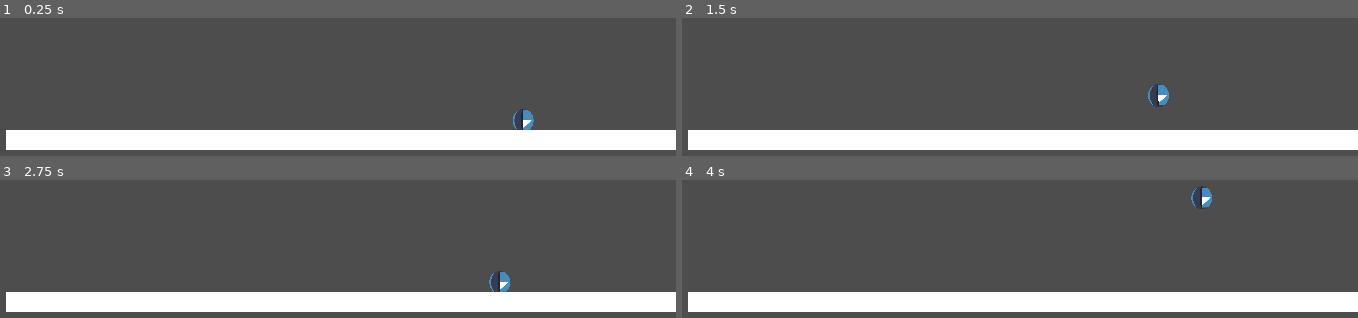
Above: before the commit, frames 1-4 (two rows, left to right).
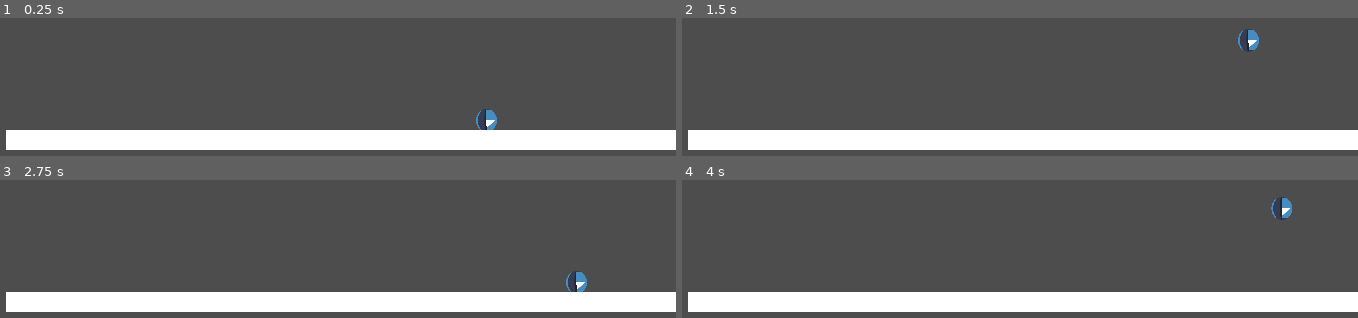
Above: after the commit, the same moments.

Repository: jkzhangc/One-more-time-CiGA2026
Game: Godot game, scene res://scene/enemy_scene.tscn
Same seed, same stepped clock (60 frames per second), same inputs: the game is played once before the commit and once after it. This scene is started directly instead of the project's main scene. The engine's default icon, where the game draws it, is replaced by a stand-in: a white triangle on a blue panel in a dark square.
Inputs (mouse positions are in pixels of both pictures, inside the frame that each line leads up to):
- Up to frame 1 (0.25 s): no input
- Up to frame 2 (1.5 s): tap Enter (ui_accept) at 0.5, 0.77 s; move the mouse to (1155, 106) at 0.52 s; hold Right (ui_right) 0.53-1.25 s; tap Backspace at 0.6 s; click (1155, 106) at 0.67 s; drag from (851, 154) to (outside the picture) at 1.27 s
- Up to frame 3 (2.75 s): move the mouse to (385, 186) at 2.02 s; hold Left (ui_left) from 2.03 s (still down); tap C at 2.1 s
- Up to frame 4 (4 s): release Left (ui_left) at 2.75 s; drag from (outside the picture) to (783, 220) at 2.77 s; move the mouse to (outside the picture) at 3.52 s; hold Right (ui_right) from 3.53 s (still down); tap Backspace at 3.6 s; tap Enter (ui_accept) at 3.77 s

The runs differ from the first frame. In frame 1, 0.5% of the frame differs, in the area x 70-79%, y 65-82%; in frame 2, 0.5%, in the area x 68-86%, y 8-65%; in frame 3, 0.5%; in frame 4, 0.5%.

Commit message:
26.7.3 OTT添加状态机组件

Diff:
--- /dev/null
+++ b/Game/object/EnemyFreezeState.gd
@@ -0,0 +1,27 @@
+extends State
+
+@export var consistenceFrame: float;
+
+var framePassed: float = 0.0;
+# Called when the node enters the scene tree for the first time.
+func _ready() -> void:
+	pass # Replace with function body.
+
+
+func enter() -> void:
+	framePassed = consistenceFrame;
+	pass
+
+func exit() -> void:
+	pass
+
+
+func process_update(delta: float) -> void:
+	if framePassed > 1e-7:
+		framePassed -= delta;
+	else:
+		transition_requested.emit("Normal");
+
+
+func physics_update(delta: float) -> void:
+	pass
--- a/Game/enemy_instance.gd
+++ b/Game/object/EnemyNormalState.gd
@@ -1,5 +1,4 @@
-extends CharacterBody2D
-
+extends State
 
 const SPEED = 200.0
 const JUMP_VELOCITY = -400.0
@@ -12,14 +11,17 @@
 	return Vector2((randi() % 3) * 1.0 - 1.0,0.0);
 
 
-func _physics_process(delta: float) -> void:
+func process_update(delta: float) -> void:
+	pass
+
+func physics_update(delta: float) -> void:
 	# Add the gravity.
-	if not is_on_floor():
-		velocity += get_gravity() * delta
+	if not character.is_on_floor():
+		character.velocity += character.get_gravity() * delta
 
 	# Handle jump.
-	if randi() % 100 == 0 and is_on_floor():
-		velocity.y = JUMP_VELOCITY
+	if randi() % 100 == 0 and character.is_on_floor():
+		character.velocity.y = JUMP_VELOCITY
 
 	# Get the input direction and handle the movement/deceleration.
 	# As good practice, you should replace UI actions with custom gameplay actions.
@@ -27,13 +29,13 @@
 		direction = random_direction();
 		count = 0;
 
-	if direction && abs(velocity.x) < 1e-7:
-		velocity.x = self.direction.x * SPEED
+	if direction && abs(character.velocity.x) < 1e-7:
+		character.velocity.x = direction.x * SPEED
 	else:
-		velocity.x = move_toward(velocity.x, 0, SPEED)
+		character.velocity.x = move_toward(character.velocity.x, 0, SPEED)
 
 	count += 1;
 
 	if count >= 12:
 		count = 0;
-	move_and_slide()
+	character.move_and_slide()
--- /dev/null
+++ b/Game/object/State.gd
@@ -0,0 +1,26 @@
+class_name State extends Node
+
+var character : CharacterBody2D;
+
+signal transition_requested(nxtState : String);
+
+# Called when the node enters the scene tree for the first time.
+func _ready() -> void:
+	pass # Replace with function body.
+
+func enter() -> void:
+	pass
+
+func exit() -> void:
+	pass
+
+
+func process_update(delta :float) -> void:
+	pass
+
+func physics_update(delta: float) -> void:
+	pass
+
+# Called every frame. 'delta' is the elapsed time since the previous frame.
+func _process(delta: float) -> void:
+	pass
--- /dev/null
+++ b/Game/object/StateMachine.gd
@@ -0,0 +1,41 @@
+class_name StateMachine extends Node
+
+@export var initial_state: State
+
+var states: Dictionary = {}
+var current_state: State
+var character: CharacterBody2D
+
+# Called when the node enters the scene tree for the first time.
+func _ready() -> void:
+	character = get_parent() as CharacterBody2D
+
+	for child in get_children():
+		if child is State:
+			states[child.name] = child
+			child.transition_requested.connect(_on_transition_requested);
+			child.character = character;
+	if initial_state:
+		initial_state.enter();
+		current_state = initial_state;
+
+
+# Called every frame. 'delta' is the elapsed time since the previous frame.
+func _process(delta: float) -> void:
+	if current_state:
+		current_state.process_update(delta);
+
+func _physics_process(delta: float) -> void:
+	if current_state:
+		current_state.physics_update(delta);
+
+func _on_transition_requested(nxtState : String) -> void:
+	if not states.has(nxtState) or current_state.name == nxtState:
+		return
+
+	if current_state:
+		current_state.exit();
+
+	current_state = states[nxtState]
+	if current_state:
+		current_state.enter()
--- /dev/null
+++ b/Game/object/enemy_instance.gd
@@ -0,0 +1,12 @@
+extends CharacterBody2D
+
+
+func random_direction() -> Vector2:
+	return Vector2((randi() % 3) * 1.0 - 1.0,0.0);
+
+
+func _ready() -> void:
+	pass;
+
+func _physics_process(delta: float) -> void:
+	pass;
--- a/Game/object/test_enemy.tscn
+++ b/Game/object/test_enemy.tscn
@@ -1,7 +1,10 @@
 [gd_scene format=3 uid="uid://c86y1klet3inr"]
 
-[ext_resource type="Script" uid="uid://8vs8e8i2lx3f" path="res://enemy_instance.gd" id="1_cxgnt"]
+[ext_resource type="Script" uid="uid://8vs8e8i2lx3f" path="res://object/enemy_instance.gd" id="1_cxgnt"]
 [ext_resource type="Texture2D" uid="uid://oya8wpn6jmc8" path="res://icon.svg" id="2_dbqsi"]
+[ext_resource type="Script" uid="uid://c5qgebvhj7fj7" path="res://object/EnemyNormalState.gd" id="3_dbqsi"]
+[ext_resource type="Script" uid="uid://dqa1l8wa25b21" path="res://object/StateMachine.gd" id="3_uk2a8"]
+[ext_resource type="Script" uid="uid://0bru00rl3ifi" path="res://object/EnemyFreezeState.gd" id="5_jyqfw"]
 
 [sub_resource type="CircleShape2D" id="CircleShape2D_y0ml6"]
 
@@ -21,3 +24,14 @@
 scale = Vector2(20.89853, 23.000006)
 mesh = SubResource("SphereMesh_jmx6n")
 texture = ExtResource("2_dbqsi")
+
+[node name="StateMachine" type="Node" parent="EnemyInstance" unique_id=1310945081 node_paths=PackedStringArray("initial_state")]
+script = ExtResource("3_uk2a8")
+initial_state = NodePath("Normal")
+
+[node name="Normal" type="Node" parent="EnemyInstance/StateMachine" unique_id=1066849773]
+script = ExtResource("3_dbqsi")
+
+[node name="Freeze" type="Node" parent="EnemyInstance/StateMachine" unique_id=1188638923]
+script = ExtResource("5_jyqfw")
+consistenceFrame = 3.0
--- a/Game/project.godot
+++ b/Game/project.godot
@@ -21,6 +21,10 @@
 window/size/viewport_height=480
 window/stretch/mode="canvas_items"
 
+[editor_plugins]
+
+enabled=PackedStringArray("res://addons/imjp94.yafsm/plugin.cfg")
+
 [layer_names]
 
 2d_render/layer_1="背景"
Not shown, added: Game/object/EnemyFreezeState.gd.uid
Not shown, added: Game/object/EnemyNormalState.gd.uid
Not shown, added: Game/object/State.gd.uid
Not shown, added: Game/object/StateMachine.gd.uid
Renamed: Game/enemy_instance.gd.uid -> Game/object/enemy_instance.gd.uid
